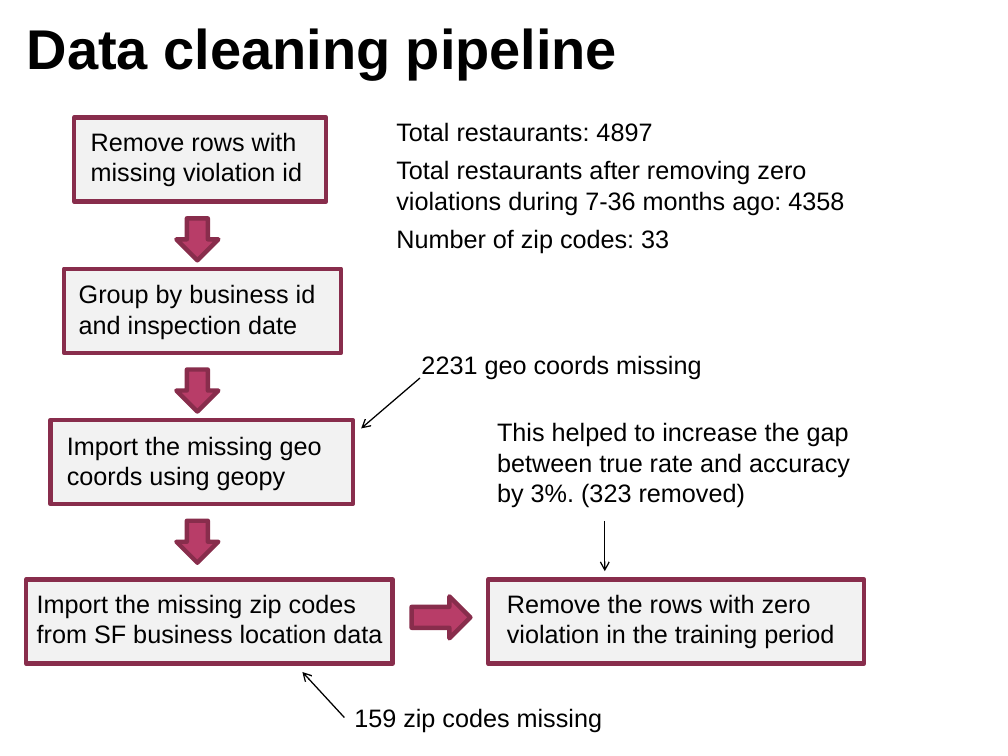
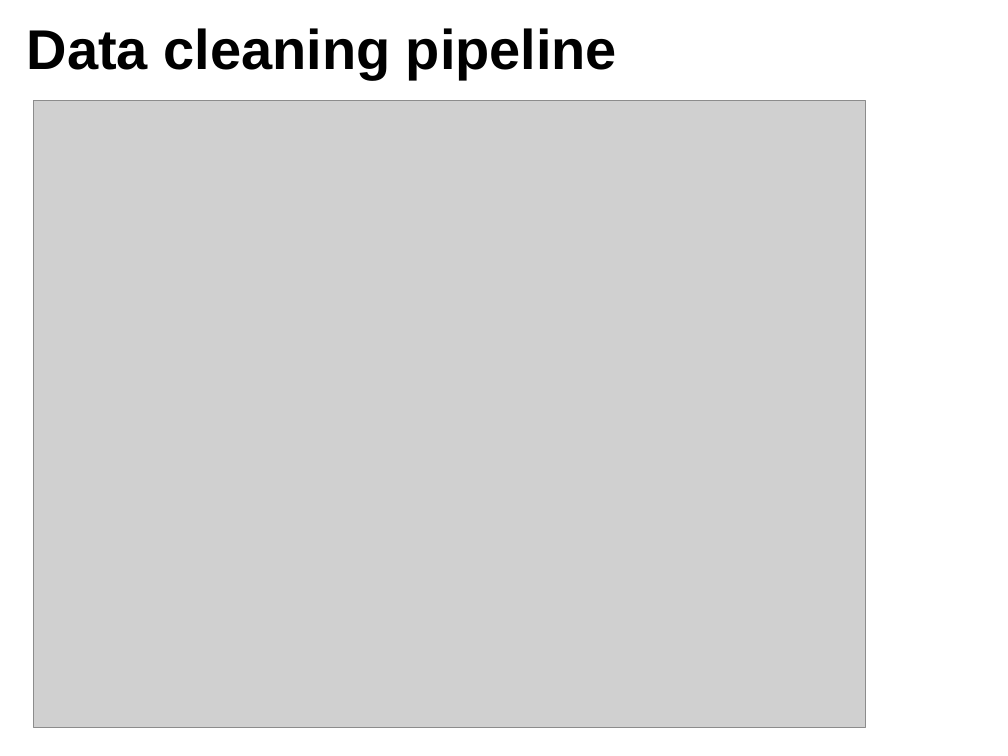
Before and after one commit to ggigaev/SFeaters, a slide deck: slide 4 of ppt/SFeaters_Final.pptx (slide 12 before the commit). Drawn at 1008x756 pixels with LibreOffice and Linux fonts; fonts in the diff are those of the drawing; grey boxes stand for pictures; background and template pictures are left out. Boxes give left, top, right and bottom in pixels: in the first picture for what was removed or moved away, otherwise in the second. Text is boxed around its words. In the diff, an @@ line names an element or a change of style, - is before the commit and + after.

```diff
--- a/ppt/SFeaters_Final.pptx
+++ b/ppt/SFeaters_Final.pptx
@@ picture added at box(33, 101, 865, 728) @@
@@ rectangle removed at box(75, 118, 327, 202) @@
@@ text removed at box(91, 132, 302, 186) @@
-Remove rows with missing violation id
@@ text removed at box(396, 122, 844, 254) @@
-Total restaurants: 4897
-Total restaurants after removing zero violations during 7-36 months ago: 4358
-Number of zip codes: 33
@@ down arrow removed at box(176, 219, 219, 261) @@
@@ rectangle removed at box(64, 269, 341, 353) @@
@@ text removed at box(79, 284, 316, 339) @@
-Group by business id and inspection date
@@ text removed at box(421, 355, 701, 380) @@
-2231 geo coords missing
@@ down arrow removed at box(176, 370, 219, 412) @@
@@ arrow removed from (420, 378) to (361, 428) @@
@@ rectangle removed at box(50, 420, 353, 504) @@
@@ text removed at box(67, 436, 322, 490) @@
-Import the missing geo coords using geopy
@@ text removed at box(497, 422, 850, 507) @@
-This helped to increase the gap between true rate and accuracy by 3%. (323 removed)
@@ down arrow removed at box(176, 521, 219, 563) @@
@@ arrow removed from (605, 521) to (605, 572) @@
@@ rectangle removed at box(26, 580, 393, 663) @@
@@ text removed at box(37, 594, 382, 644) @@
-Import the missing zip codes from SF business location data
@@ right arrow removed at box(411, 597, 470, 639) @@
@@ rectangle removed at box(488, 580, 864, 663) @@
@@ text removed at box(507, 594, 834, 648) @@
-Remove the rows with zero violation in the training period
@@ arrow removed from (345, 718) to (302, 672) @@
@@ text removed at box(354, 708, 602, 733) @@
-159 zip codes missing
```
Also in this commit, not shown: 5 other slides changed, 1 slide added, 18 slides removed, 18 other files.
